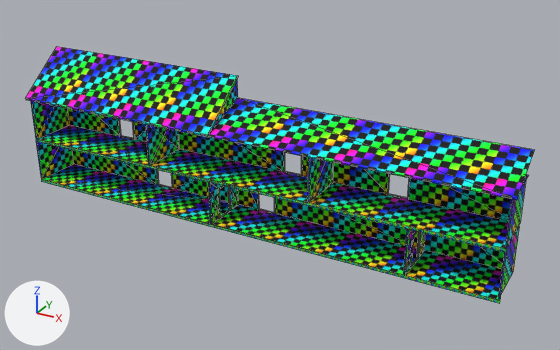
What one commit did to the FBX model Assets/Meshes/Haus/HausFront.FBX.
Rendered twice from a 50 mm camera at (24.6, -42.4, 23.4) aimed at (2.7, -2.6, 3.5). The axes (+X, +Y, +Z) are drawn at lower left. The lights are the same throughout. Mesh edges are drawn as thin lines. Where no turn or scale is listed for an object, it has been applied to the vertices.

Objects in the first picture: 'FrontBeams', 'FrontLowerDiningFloor', 'FrontLowerDiningWall', 'FrontLowerKitchenFloor', 'FrontLowerKitchenWall', 'FrontLowerStoreFloor', 'FrontLowerStoreWall', 'FrontRoof', 'FrontRoofWall', 'FrontUpperGrandpaWall', 'FrontUpperParentsFloor', 'FrontUpperParentsWall', 'FrontUpperWorkFloor', 'FrontUpperWorkWall'.
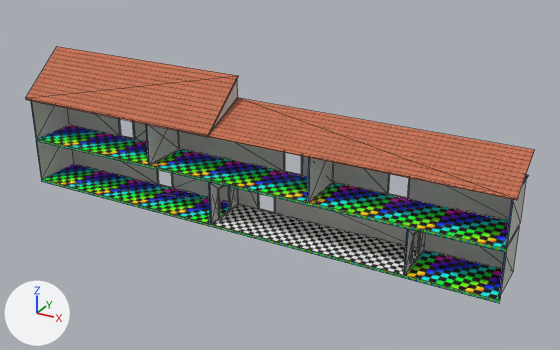
Location of each change, [x1, y1, x2, y2] in pixels of the pictures (560 x 350 px):
'FrontRoof', recoloured
    both: [26, 47, 535, 200]
'FrontLowerKitchenFloor', recoloured
    both: [212, 205, 417, 275]
'FrontUpperParentsWall', recoloured
    both: [309, 158, 526, 243]
'FrontUpperWorkWall', recoloured
    both: [147, 125, 309, 177]
'FrontLowerKitchenWall', recoloured
    both: [210, 183, 419, 248]
'FrontLowerDiningWall', recoloured
    both: [37, 142, 229, 202]
'FrontLowerStoreWall', recoloured
    both: [405, 227, 520, 294]
'FrontUpperGrandpaWall', recoloured
    both: [32, 101, 147, 142]
'FrontRoofWall', recoloured
    both: [212, 79, 238, 130]

What the commit changed:
Picture 'Wall.png' (img_wall_png) is new.
Picture 'KitchenFloor.png' (img_kitchenfloor_png) is new.
Picture 'Roof.png' (img_roof_png) is new.
Material '13 - Default' (mat_13___default) is new.
Its texture is img_wall_png.
Its roughness is 0.859.
Material '12 - Default' (mat_12___default) is new.
Its texture is img_kitchenfloor_png.
Its roughness is 0.859.
Material '15 - Default' (mat_15___default) is new.
Its texture is img_roof_png.
Its roughness is 0.859.
me_mesh_003 has 4 vertices, 1 face and spans x -1.2..12.15, y -4.81..-1.3, z 0.0.
me_mesh_003 no longer uses material mat_04___default (picture img_defaulttex_png).
me_mesh_003 now uses material mat_12___default (picture img_kitchenfloor_png).
me_mesh_021 has 20 vertices, 16 faces and spans x -16.5..17.9, y -5.0..-1.4, z -0.9..2.0.
me_mesh_021 no longer uses material mat_04___default (picture img_defaulttex_png).
me_mesh_021 now uses material mat_15___default (picture img_roof_png).
me_mesh_001 has 16 vertices, 14 faces and spans x -16.13..-1.25, y -4.81..-1.42, z 0.0..3.0.
me_mesh_001 no longer uses material mat_04___default (picture img_defaulttex_png).
me_mesh_001 now uses material mat_13___default (picture img_wall_png).
me_mesh_022 has 3 vertices, 1 face and spans x -1.05, y -4.97..-1.37, z -0.9..1.94.
me_mesh_022 no longer uses material mat_04___default (picture img_defaulttex_png).
me_mesh_022 now uses material mat_13___default (picture img_wall_png).
me_mesh_004 has 12 vertices, 10 faces and spans x 12.2..17.62, y -4.81..-1.42, z 0.0..3.0.
me_mesh_004 no longer uses material mat_04___default (picture img_defaulttex_png).
me_mesh_004 now uses material mat_13___default (picture img_wall_png).
me_mesh_009 has 12 vertices, 10 faces and spans x -5.91..5.86, y -4.81..-1.42, z 3.2..6.2.
me_mesh_009 no longer uses material mat_04___default (picture img_defaulttex_png).
me_mesh_009 now uses material mat_13___default (picture img_wall_png).
me_mesh_002 has 20 vertices, 18 faces and spans x -1.15..12.1, y -4.81..-1.42, z 0.0..3.0.
me_mesh_002 no longer uses material mat_04___default (picture img_defaulttex_png).
me_mesh_002 now uses material mat_13___default (picture img_wall_png).
me_mesh_011 has 12 vertices, 10 faces and spans x -16.13..-6.01, y -4.81..-1.42, z 3.2..6.2.
me_mesh_011 no longer uses material mat_04___default (picture img_defaulttex_png).
me_mesh_011 now uses material mat_13___default (picture img_wall_png).
me_mesh_007 has 12 vertices, 10 faces and spans x 5.96..17.62, y -4.81..-1.42, z 3.2..6.2.
me_mesh_007 no longer uses material mat_04___default (picture img_defaulttex_png).
me_mesh_007 now uses material mat_13___default (picture img_wall_png).
